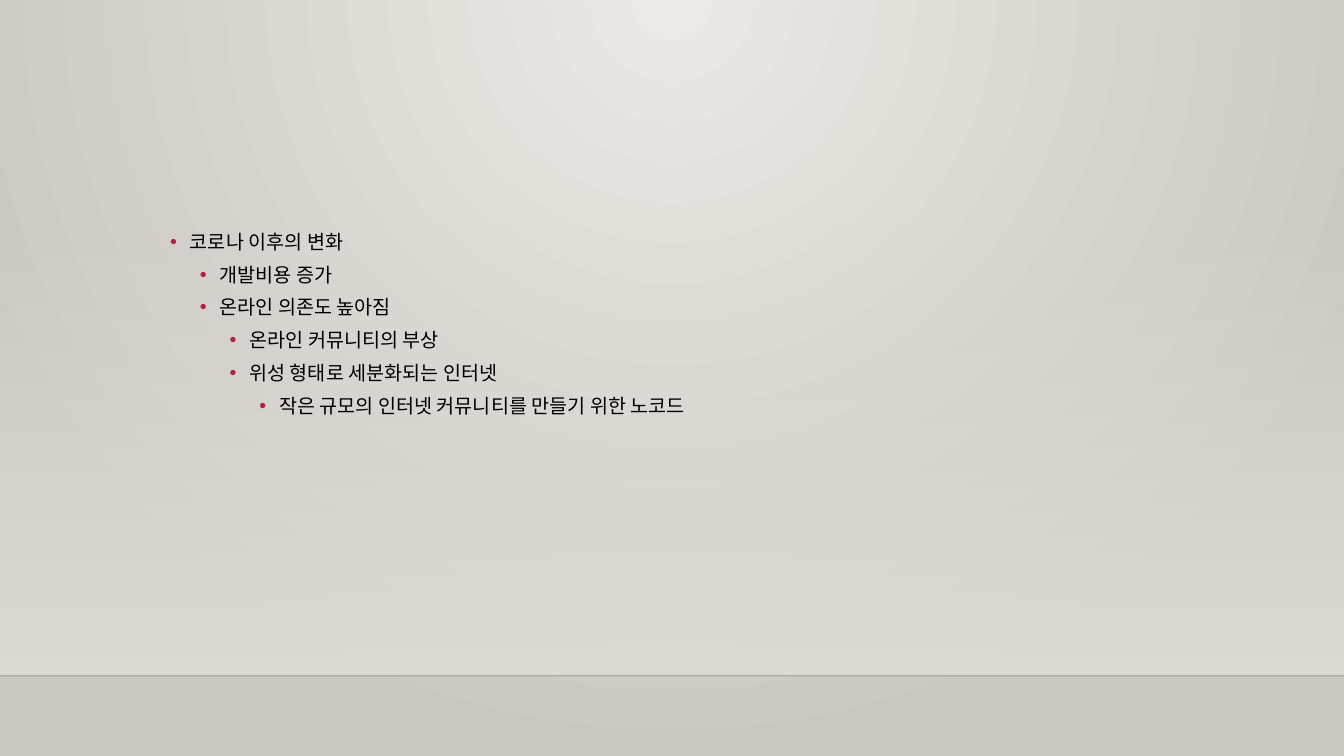
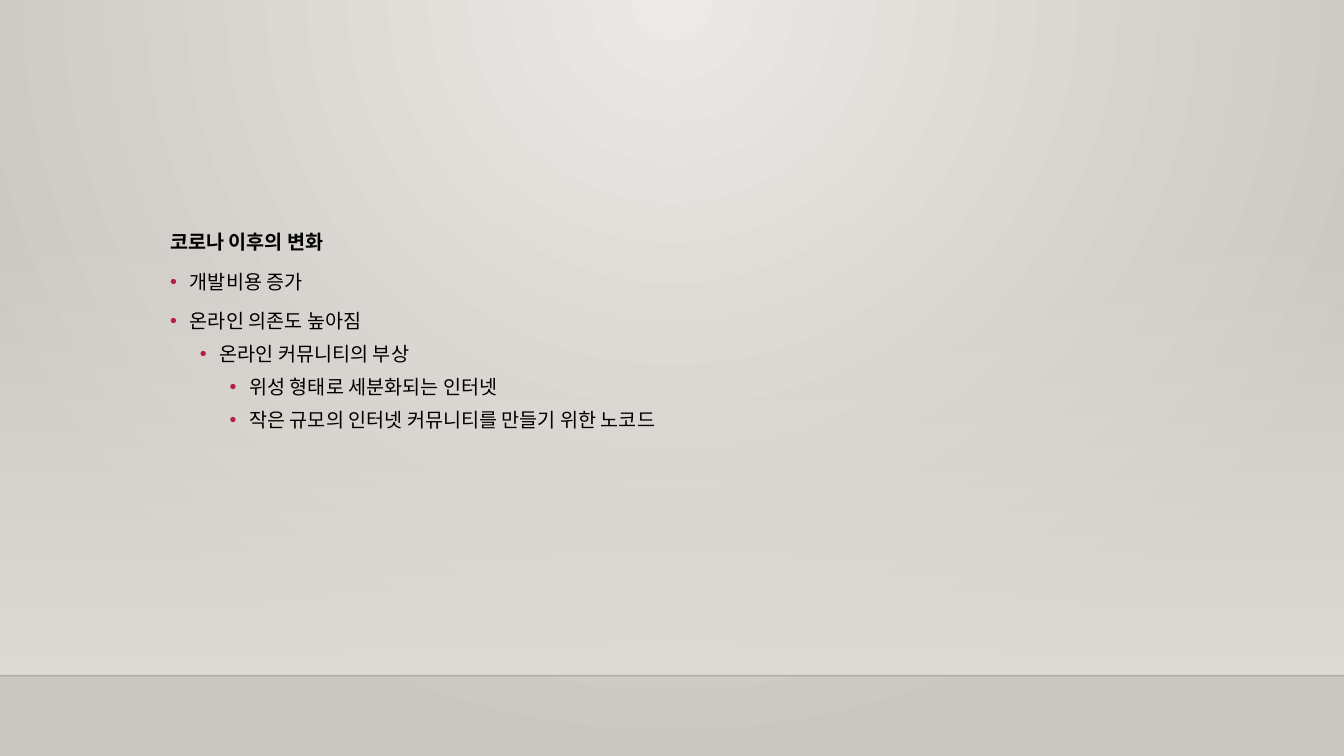
Before and after one commit to m00nlygreat/obsidian-vault, a slide deck: slide 10 of 노코드 엔지니어링/노코드 개론.pptx. Drawn at 1344x756 pixels with LibreOffice and Linux fonts; fonts in the diff are those of the drawing; background and template pictures are left out. Boxes give left, top, right and bottom in pixels: in the first picture for what was removed or moved away, otherwise in the second. Text is boxed around its words. In the diff, an @@ line names an element or a change of style, - is before the commit and + after.

Commit message:
백업 완료: 2023-11-25 03:46:04
Affected files:
.obsidian/appearance.json
.obsidian/workspace.json
노코드 엔지니어링/노션으로 랜딩페이지 만들기.md
노코드 엔지니어링/노션으로 랜딩페이지 만들기.pptx
노코드 엔지니어링/노코드 개론.md
노코드 엔지니어링/노코드 개론.pptx

```diff
--- a/노코드 엔지니어링/노코드 개론.pptx
+++ b/노코드 엔지니어링/노코드 개론.pptx
@@ text at (170, 232, 655, 429): bold on in "코로나 이후의 변화"; bullet • to none; more space between paragraphs; list level 2 to 1 in "개발비용 증가"; list level 2 to 1 in "온라인 의존도 높아짐"; list level 3 to 2 in "온라인 커뮤니티의 부상"; list level 4 to 3 in "작은 규모의 인터넷 커뮤니티를 만들기 ..." @@
```
Also in this commit, not shown: 7 other slides changed, 5 other files.
